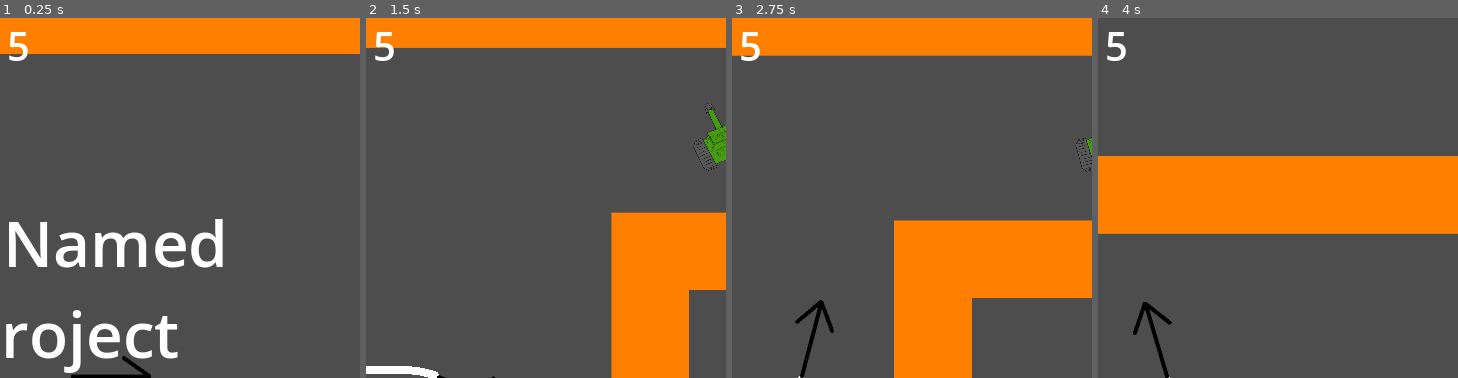
Above: before the commit, frames 1-4 (left to right).
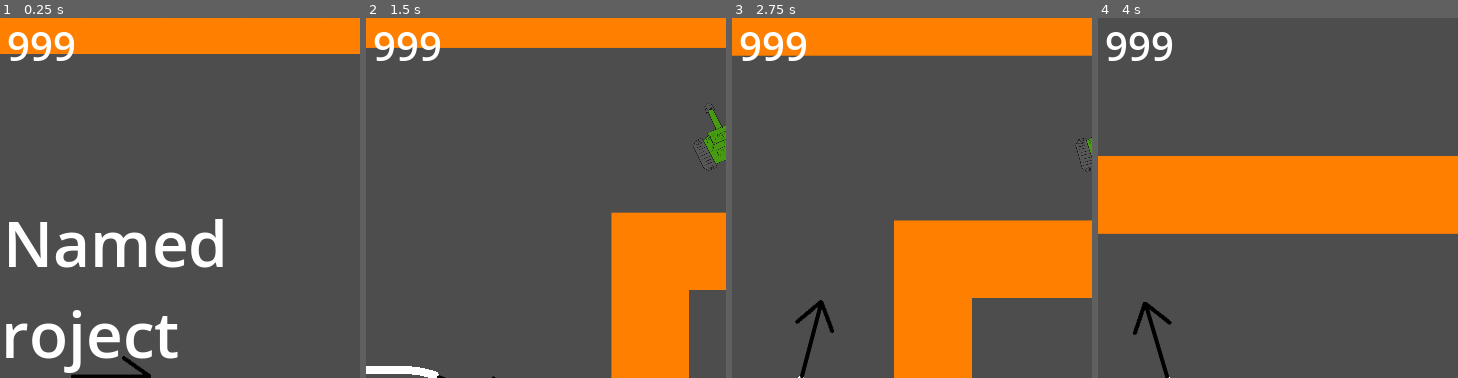
Above: after the commit, the same moments.

Repository: zazak03/jamimag
Game: Godot game, scene res://levels/level_five_ancien.tscn
Same seed, same stepped clock (60 frames per second), same inputs: the game is played once before the commit and once after it. This scene is started directly instead of the project's main scene. The engine's default icon, where the game draws it, is replaced by a stand-in: a white triangle on a blue panel in a dark square.
Inputs:
- Up to frame 1 (0.25 s): no input
- Up to frame 2 (1.5 s): click "Start" at 0.5 s; hold Right (turn_clockwise) from 1.28 s (still down)
- Up to frame 3 (2.75 s): release Right (turn_clockwise) at 2.03 s; tap Left (turn_counterclockwise) at 2.1 s
- Up to frame 4 (4 s): hold Right (turn_clockwise) 2.78-3.53 s; tap Left (turn_counterclockwise) at 3.6 s
The pictures show only the part of the screen within x 40-90%, y 0-50%; the shares and areas given below are measured in that part.

The runs differ from the first frame. In frame 1, 0.7% of the frame differs, in the area x 2-21%, y 3-12%; in frame 2, 0.7%; in frame 3, 0.7%; in frame 4, 0.7%.

Commit message:
résout vraiment la dépendance

Diff:
--- a/levels/level_five_ancien.tscn
+++ b/levels/level_five_ancien.tscn
@@ -6,7 +6,6 @@
 [ext_resource type="PackedScene" uid="uid://brrdayx4y2d5" path="res://scenes/hud.tscn" id="4_j7pi3"]
 [ext_resource type="PackedScene" uid="uid://0esgngfl4gg0" path="res://scenes/ennemy.tscn" id="5_0ec7e"]
 [ext_resource type="PackedScene" uid="uid://o7vlus230k1g" path="res://scenes/mur.tscn" id="5_ebkpv"]
-[ext_resource type="PackedScene" uid="uid://ghn66e5oxxao" path="res://levels/credits.tscn" id="5_ffdq0"]
 
 [sub_resource type="Curve2D" id="Curve2D_tbitd"]
 _data = {
@@ -49,8 +48,7 @@
 [node name="DeincrementTimer" type="Timer" parent="."]
 
 [node name="CanvasLayer" parent="." instance=ExtResource("4_j7pi3")]
-next = ExtResource("5_ffdq0")
-level = 5
+level = 999
 
 [node name="mur" parent="." instance=ExtResource("5_ebkpv")]
 layer_0/tile_data = PackedInt32Array(589840, 65536, 0, 589841, 65536, 0, 524306, 0, 1, 458770, 0, 1, 393234, 0, 1, 3276 …(4495 unchanged characters)…
Not shown: 1 places in levels/level_five_ancien.tscn that only renumber resources
